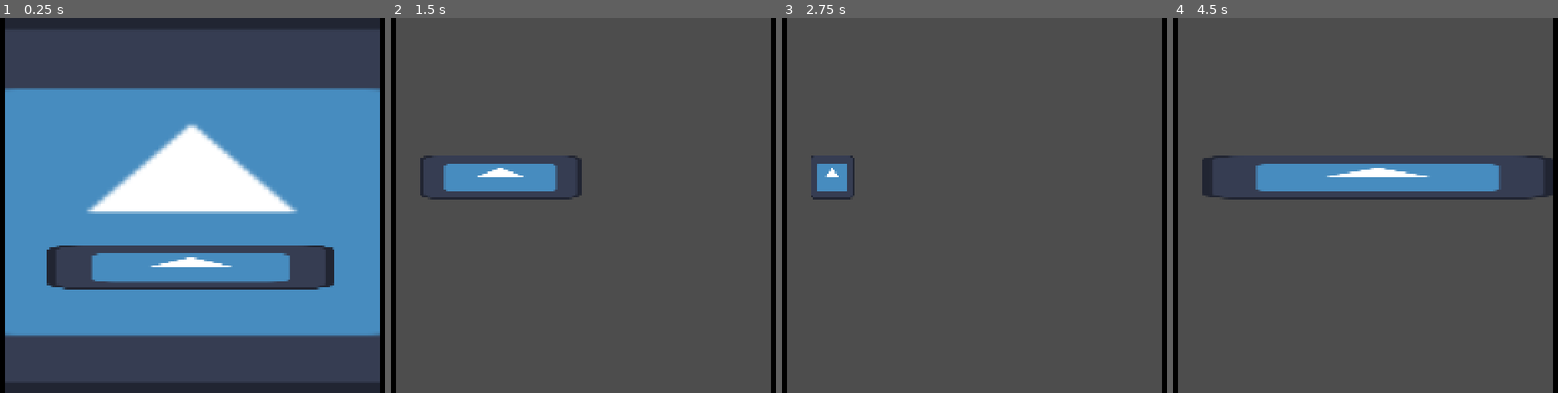
Above: before the commit, frames 1-4 (left to right).
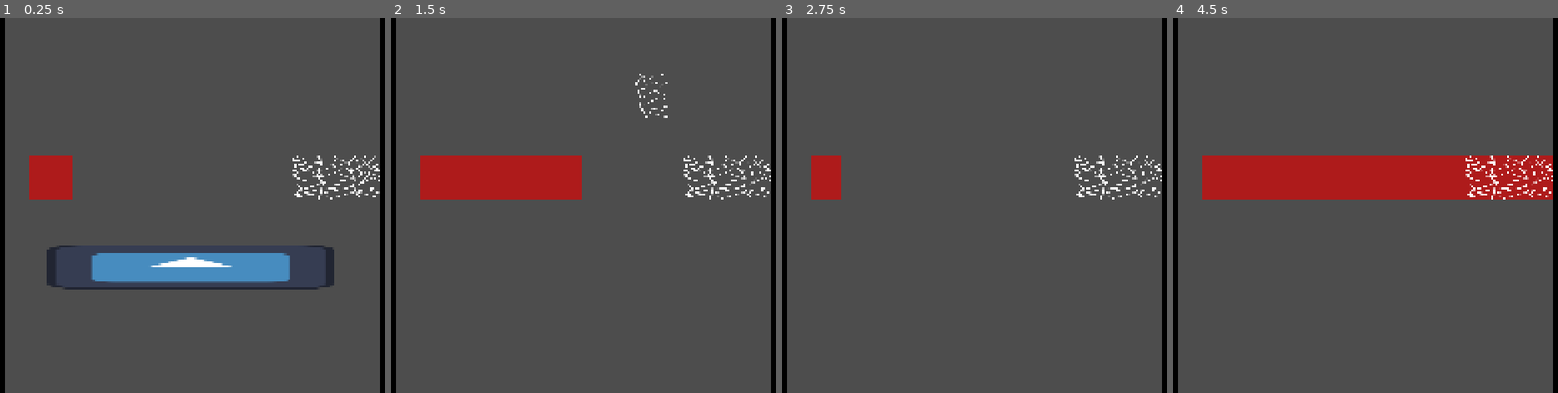
Above: after the commit, the same moments.

Repository: Peanutypowers/Technical-Hurdles
Game: Godot game, scene res://Scenes/main.tscn
Two runs of this game, one before a commit and one after it. Both use one fixed random seed, a clock stepped at 60 frames per second and the inputs below. The engine's default icon, where the game draws it, is replaced by a stand-in: a white triangle on a blue panel in a dark square.
Inputs (mouse positions are in pixels of both pictures, inside the frame that each line leads up to):
- Up to frame 1 (0.25 s): no input
- Up to frame 2 (1.5 s): click (583, 265) at 0.5 s; move the mouse to (583, 175) at 1.27 s; press the mouse at (583, 175) at 1.28 s; hold Right (ui_right) from 1.28 s (still down)
- Up to frame 3 (2.75 s): keep holding Right (ui_right); move the mouse to (839, 224) at 2.02 s; release the mouse at (839, 224) at 2.03 s; tap Alt (run) at 2.1 s; click (839, 224) at 2.17 s
- Up to frame 4 (4.5 s): move the mouse to (1430, 123) at 2.77 s; release Right (ui_right) at 2.78 s; press the mouse at (1430, 123) at 2.78 s; hold Left (ui_left) 2.78-3.53 s; tap Enter at 3.5 s; move the mouse to (1330, 280) at 3.52 s; release the mouse at (1330, 280) at 3.53 s; hold Right (ui_right) from 3.53 s (still down); tap Alt (run) at 3.6 s; click (1330, 280) at 3.67 s; tap Space at 4.25 s; move the mouse to (outside the picture) at 4.27 s; press the mouse at (outside the picture) at 4.28 s

The runs differ from the first frame. In frame 1, 63% of the frame differs, in the area x 1-99%, y 0-100%; in frame 2, 5.6%; in frame 3, 1.6%; in frame 4, 11%.

Commit message:
Bar cracking

Diff:
--- a/Scenes/main.tscn
+++ b/Scenes/main.tscn
@@ -3,11 +3,19 @@
 [ext_resource type="Script" uid="uid://b45i5aqd43m7h" path="res://Scripts/signal_manager.gd" id="1_8gbba"]
 [ext_resource type="Script" uid="uid://dd31po7ldumfo" path="res://Scripts/progress_bar.gd" id="1_bo1nx"]
 [ext_resource type="PackedScene" uid="uid://dv3vw02xehoak" path="res://Scenes/main_menu.tscn" id="1_jjgbg"]
+[ext_resource type="Texture2D" uid="uid://drsramn5ot08e" path="res://TheRed.png" id="2_hptm8"]
 [ext_resource type="Texture2D" uid="uid://b25unejel3w0j" path="res://icon.svg" id="2_kry3j"]
 [ext_resource type="Script" uid="uid://bd4661b3xo515" path="res://Scripts/progress_bar_collider.gd" id="3_jjvhh"]
 [ext_resource type="Script" uid="uid://bls0ma7w114dq" path="res://Scripts/black_bar.gd" id="5_21xkr"]
 [ext_resource type="Texture2D" uid="uid://bvruxd33u13s6" path="res://bar_CrackSheet.png" id="6_344ge"]
+[ext_resource type="Texture2D" uid="uid://g0ejh4pmvhnj" path="res://barCrack1.png" id="6_wsu2k"]
 [ext_resource type="Script" uid="uid://cp2gy5wiph1ss" path="res://Scripts/start_button.gd" id="7_6bp64"]
+[ext_resource type="Texture2D" uid="uid://c4v25lcn2gnpr" path="res://blackBar_crack.png" id="7_d1ilt"]
+[ext_resource type="Script" uid="uid://cijxfbauatmx4" path="res://Scripts/fracture_1.gd" id="7_k12tt"]
+[ext_resource type="Texture2D" uid="uid://cr6vj5usqx4m8" path="res://barCrack2.png" id="8_h1bgf"]
+[ext_resource type="Texture2D" uid="uid://cbj1pxynuc1hv" path="res://Cooper1.png" id="8_ynf5e"]
+[ext_resource type="Texture2D" uid="uid://gno0w78mf4bh" path="res://barCrack3.png" id="9_b3802"]
+[ext_resource type="Script" uid="uid://chgl6hg4602qp" path="res://Scripts/timer.gd" id="16_k12tt"]
 
 [sub_resource type="AtlasTexture" id="AtlasTexture_ynf5e"]
 atlas = ExtResource("6_344ge")
@@ -125,6 +133,35 @@
 [sub_resource type="RectangleShape2D" id="RectangleShape2D_7u77a"]
 size = Vector2(940.5, 126)
 
+[sub_resource type="AtlasTexture" id="AtlasTexture_3pmx8"]
+atlas = ExtResource("7_d1ilt")
+region = Rect2(0, 0, 105, 270)
+
+[sub_resource type="AtlasTexture" id="AtlasTexture_u50mg"]
+atlas = ExtResource("7_d1ilt")
+region = Rect2(105, 0, 105, 270)
+
+[sub_resource type="AtlasTexture" id="AtlasTexture_cbgmd"]
+atlas = ExtResource("7_d1ilt")
+region = Rect2(210, 0, 105, 270)
+
+[sub_resource type="SpriteFrames" id="SpriteFrames_7qv8s"]
+animations = [{
+"frames": [{
+"duration": 1.0,
+"texture": SubResource("AtlasTexture_3pmx8")
+}, {
+"duration": 1.0,
+"texture": SubResource("AtlasTexture_u50mg")
+}, {
+"duration": 1.0,
+"texture": SubResource("AtlasTexture_cbgmd")
+}],
+"loop": 0,
+"name": &"default",
+"speed": 5.0
+}]
+
 [node name="Signal Manager" type="Node2D" unique_id=740488106]
 script = ExtResource("1_8gbba")
 
@@ -135,11 +172,10 @@
 offset_top = 394.0
 offset_right = 614.0
 offset_bottom = 522.0
-texture = ExtResource("2_kry3j")
+texture = ExtResource("2_hptm8")
 script = ExtResource("1_bo1nx")
 
 [node name="FractureAnimation" type="AnimatedSprite2D" parent="Loading Screen/TextureRect" unique_id=335661455]
-visible = false
 position = Vector2(887, 62.99997)
 scale = Vector2(0.6, 0.559)
 sprite_frames = SubResource("SpriteFrames_emsnq")
@@ -155,6 +191,22 @@
 z_index = 1
 position = Vector2(-3, 3)
 shape = SubResource("RectangleShape2D_7u77a")
+
+[node name="Fracture1" type="Sprite2D" parent="Loading Screen/TextureRect" unique_id=361533013]
+position = Vector2(971, 63)
+scale = Vector2(0.6106762, 0.5540922)
+texture = ExtResource("6_wsu2k")
+script = ExtResource("7_k12tt")
+
+[node name="Fracture2" type="Sprite2D" parent="Loading Screen/TextureRect" unique_id=1923918486]
+position = Vector2(887, 63)
+scale = Vector2(0.61344266, 0.56052667)
+texture = ExtResource("8_h1bgf")
+
+[node name="Fracture3" type="Sprite2D" parent="Loading Screen/TextureRect" unique_id=1706618195]
+position = Vector2(803, 62)
+scale = Vector2(0.58364403, 0.5543931)
+texture = ExtResource("9_b3802")
 
 [node name="CanvasLayer" type="CanvasLayer" parent="Loading Screen" unique_id=24885469]
 
@@ -177,6 +229,19 @@
 script = ExtResource("5_21xkr")
 metadata/_edit_use_anchors_ = true
 
+[node name="BlackBarFractureAnimation" type="AnimatedSprite2D" parent="Loading Screen/CanvasLayer/Right" unique_id=389114119]
+visible = false
+position = Vector2(212.99998, 534.00006)
+scale = Vector2(4.00207, 4.110814)
+sprite_frames = SubResource("SpriteFrames_7qv8s")
+frame = 2
+frame_progress = 0.18449281
+
+[node name="Timer" type="Timer" parent="Loading Screen" unique_id=639115079]
+wait_time = 0.079
+one_shot = true
+script = ExtResource("16_k12tt")
+
 [node name="Main Menu" parent="." unique_id=3897135 instance=ExtResource("1_jjgbg")]
 
 [node name="CanvasLayer2" type="CanvasLayer" parent="Main Menu" unique_id=225128895]
@@ -186,10 +251,13 @@
 position = Vector2(1427, 521)
 
 [node name="TitleBackground" type="TextureRect" parent="." unique_id=696863816]
-offset_right = 40.0
-offset_bottom = 40.0
-scale = Vector2(14.972924, 8.464533)
-texture = ExtResource("2_kry3j")
+visible = false
+offset_left = -1.0
+offset_top = -2.0
+offset_right = 1919.0
+offset_bottom = 1078.0
+scale = Vector2(0.9982833, 1.0019492)
+texture = ExtResource("8_ynf5e")
 
 [node name="StartButton" type="TextureButton" parent="." unique_id=370944345]
 offset_left = 541.0
@@ -203,6 +271,9 @@
 [connection signal="progress_bar_broken" from="." to="Loading Screen/CanvasLayer/Left" method="_progress_bar_broken"]
 [connection signal="progress_bar_broken" from="." to="Loading Screen/CanvasLayer/Right" method="_progress_bar_broken"]
 [connection signal="progress_bar_broken" from="Loading Screen/TextureRect" to="." method="_progress_bar_broken"]
+[connection signal="progress_bar_broken" from="Loading Screen/TextureRect" to="Loading Screen/Timer" method="_on_texture_rect_progress_bar_broken"]
 [connection signal="update_progress_bar" from="Loading Screen/TextureRect/Area2D" to="Loading Screen/TextureRect" method="_on_area_2d_update_progress_bar"]
+[connection signal="timeout" from="Loading Screen/Timer" to="Loading Screen/TextureRect/Fracture1" method="_on_timer_timeout"]
+[connection signal="timeout" from="Loading Screen/Timer" to="Loading Screen/Timer" method="_on_timeout"]
 [connection signal="pressed" from="StartButton" to="Loading Screen/TextureRect" method="_on_start_button_pressed"]
 [connection signal="pressed" from="StartButton" to="StartButton" method="_on_pressed"]
--- /dev/null
+++ b/Scripts/fracture_1.gd
@@ -0,0 +1,25 @@
+extends Sprite2D
+
+var velocity = -15
+var acceleration = .5
+var timer_check = false
+
+# Called when the node enters the scene tree for the first time.
+func _ready() -> void:
+	var new_timer = Timer.new()
+	add_child(new_timer)
+	new_timer.timeout.connect(_on_timer_timeout)
+	new_timer.start(1)
+
+
+# Called every frame. 'delta' is the elapsed time since the previous frame.
+func _process(delta: float) -> void:
+	if timer_check:
+		position.y += velocity
+		velocity += acceleration
+		position.x -= 10
+
+
+func _on_timer_timeout() -> void:
+	print("test1")
+	timer_check = true
--- a/Scripts/progress_bar.gd
+++ b/Scripts/progress_bar.gd
@@ -19,11 +19,11 @@
 		size.x += randfn(1.0, 2.0)
 	if size.x > 511:
 		button_load = false
-	if mouse_pressed:
+	if mouse_pressed and animation_check:
 		mouse_pos = get_viewport().get_mouse_position().x
 		size.x = mouse_pos - 486
-	if size.x >= 1020:
-		size.x = 1019
+	if size.x >= 1018:
+		size.x = 1017
 
 	if size.x >= 900 and !progress_break_check:
 		progress_break_flag += 1
@@ -38,6 +38,9 @@
 		if animation_check:
 			$FractureAnimation.visible = true
 			$FractureAnimation.play()
+			$"../CanvasLayer/Right/BlackBarFractureAnimation".visible = true
+			$"../CanvasLayer/Right/BlackBarFractureAnimation".play()
+			size.x = 1015
 			animation_check = false
 
 
--- a/Scripts/signal_manager.gd
+++ b/Scripts/signal_manager.gd
@@ -11,3 +11,7 @@
 
 func _progress_bar_broken() -> void:
 	progress_bar_broken.emit()
+
+
+func _on_timer_timeout() -> void:
+	print("yay!")
--- /dev/null
+++ b/Scripts/timer.gd
@@ -0,0 +1,20 @@
+extends Timer
+
+
+# Called when the node enters the scene tree for the first time.
+func _ready() -> void:
+	pass # Replace with function body.
+
+
+# Called every frame. 'delta' is the elapsed time since the previous frame.
+func _process(delta: float) -> void:
+	pass
+
+
+func _on_texture_rect_progress_bar_broken() -> void:
+	start()
+	print("test2")
+
+
+func _on_timeout() -> void:
+	print("Yay!")
Binary file added: Cooper1.png
Not shown, added: Cooper1.png.import
Not shown, added: Scripts/fracture_1.gd.uid
Not shown, added: Scripts/timer.gd.uid
Binary file added: TheRed.png
Not shown, added: TheRed.png.import
Binary file added: barCrack1.png
Not shown, added: barCrack1.png.import
Binary file added: barCrack2.png
Not shown, added: barCrack2.png.import
Binary file added: barCrack3.png
Not shown, added: barCrack3.png.import
(and 2 more such lines)
